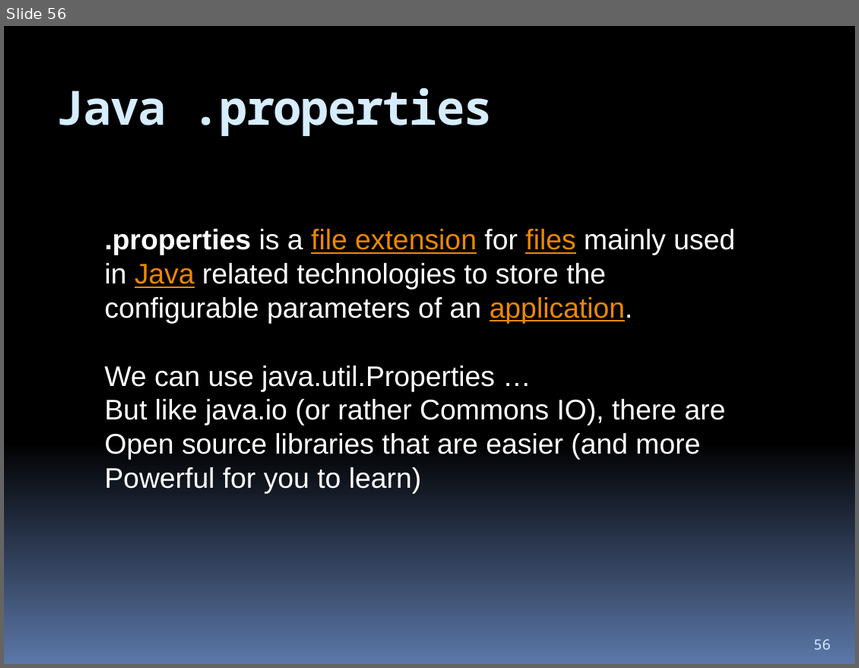
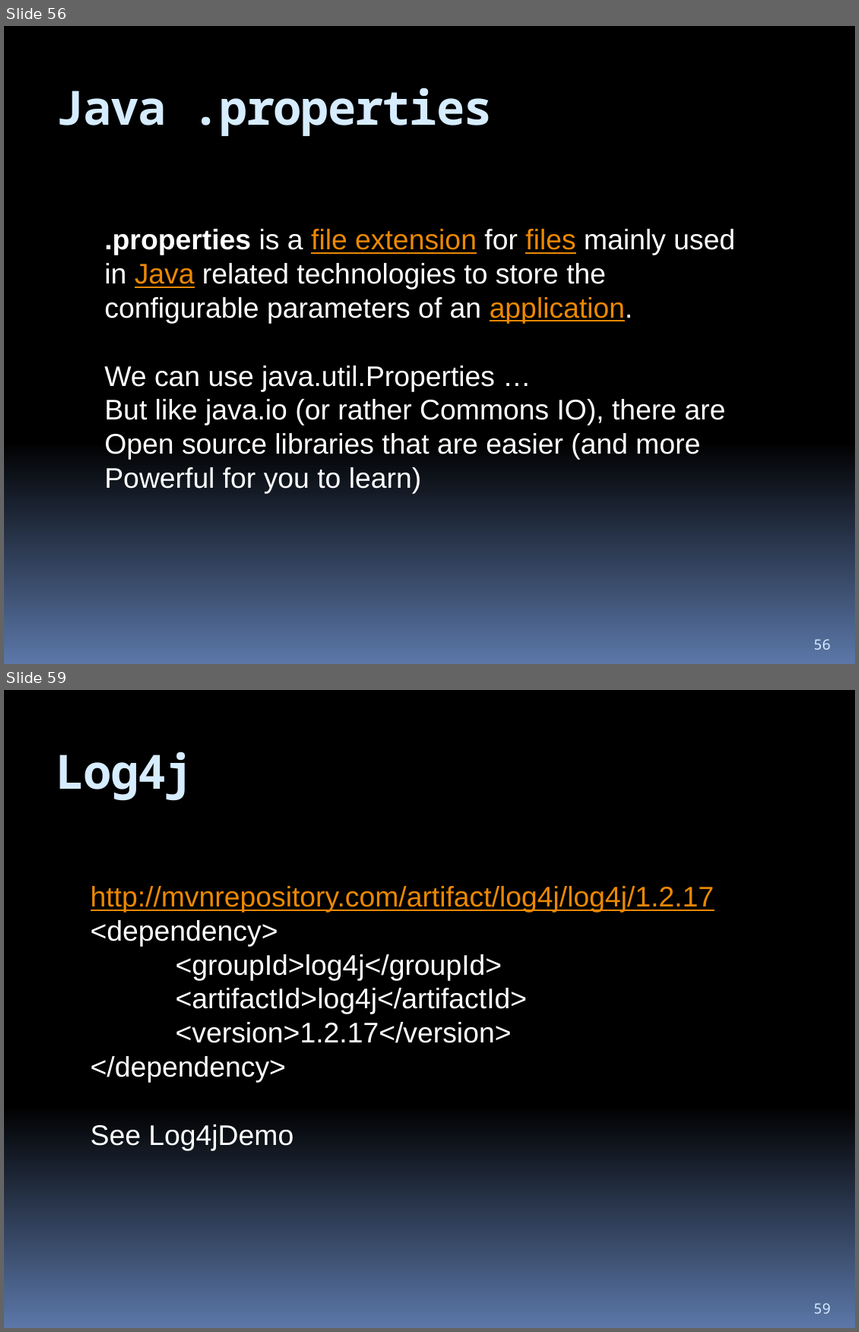
Before and after one commit to hchan/comp2613, a slide deck: coursePresentation.pptx. Shown one above the other, each under a label of ours: slide 56 before the commit, slides 56 and 59 after it; the slides between them are not shown. The pictures are 859x668 and 859x1332 pixels, drawn with LibreOffice and Linux fonts; fonts in the diff are those of the drawing. Boxes give left, top, right and bottom in pixels: in the first picture for what was removed or moved away, otherwise in the second. Text is boxed around its words. In the diff, an @@ line names an element or a change of style, - is before the commit and + after.

```diff
--- a/coursePresentation.pptx
+++ b/coursePresentation.pptx
@@ slide 59 added at <box>4,690,855,1328</box>, background gradient #000000 to #5B77A8 @@
@@ title added at <box>56,752,193,801</box>, 40 pt, text #D6ECFF, bold @@
+Log4j
@@ text added at <box>91,886,715,1151</box>, 24 pt, text #FFFFFF @@
+http://mvnrepository.com/artifact/log4j/log4j/1.2.17
+<dependency>
+<groupId>log4j</groupId>
+<artifactId>log4j</artifactId>
+<version>1.2.17</version>
+</dependency>
+See Log4jDemo
@@ page number added at <box>814,1303,831,1314</box>, 12 pt, text #D6ECFF @@
+59
```
Also in this commit, not shown: 1 slide changed, 1 other slide added, 4 other files.
